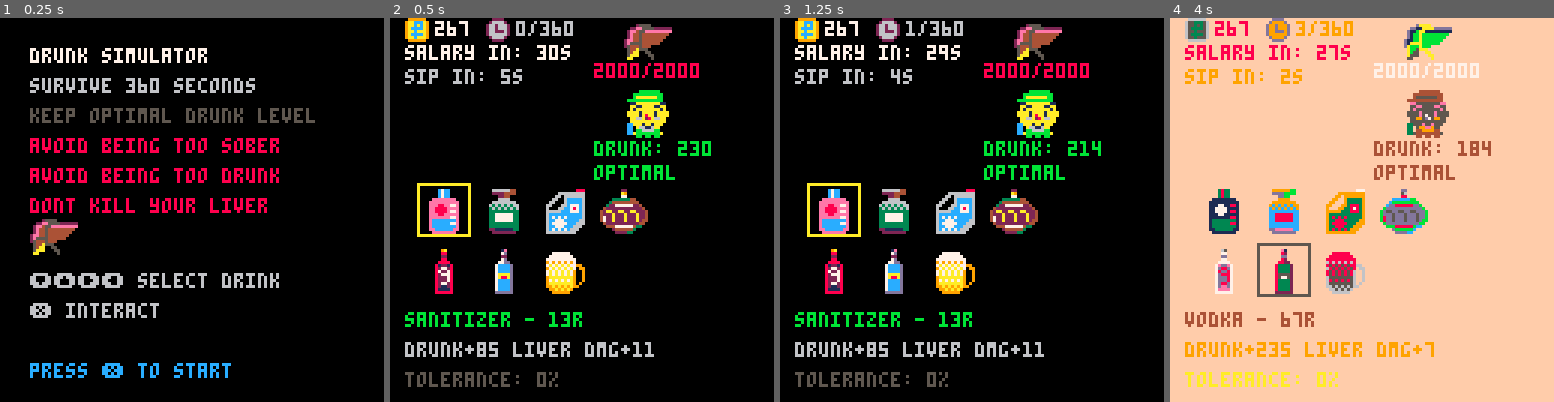
Above: before the commit, frames 1-4 (left to right).
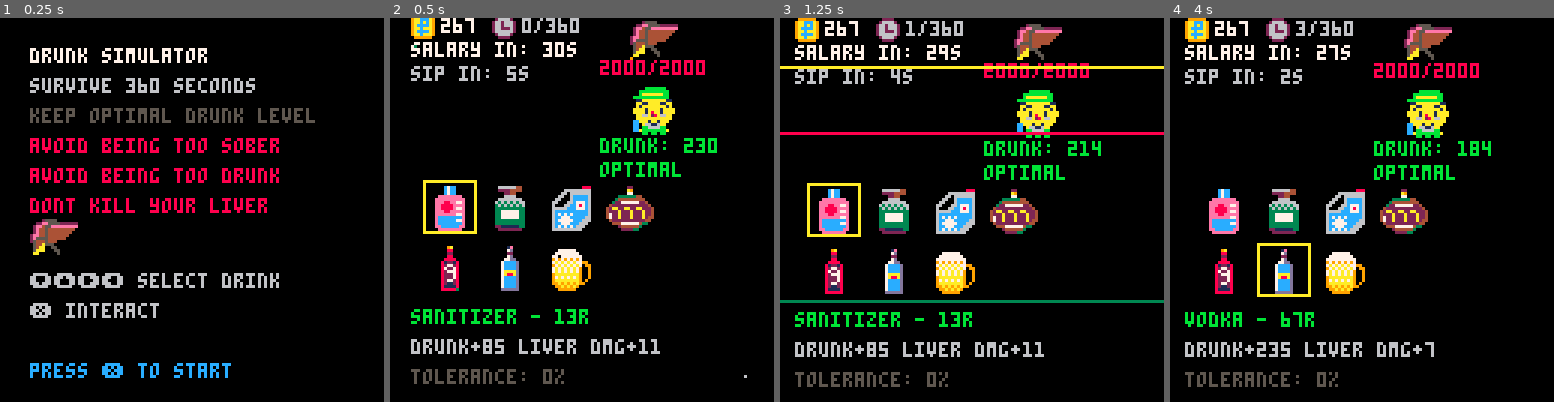
Above: after the commit, the same moments.

Repository: fritzlolpro/picopico
Game: PICO-8 cartridge carts/drunk.p8
Two runs of this game, one before a commit and one after it. Both use one fixed random seed, a clock stepped at 60 frames per second and the inputs below.
Inputs:
- Up to frame 1 (0.25 s): no input
- Up to frame 2 (0.5 s): tap X (X key) at 0.33 s
- Up to frame 3 (1.25 s): tap X (X key) at 1.07 s
- Up to frame 4 (4 s): hold Right 1.6-2.1 s; tap X (X key) at 1.85, 2.97 s; hold Up 2.15-2.42 s; hold Right 2.47-3.03 s; hold Left 3.08-3.58 s; hold Down 3.63-3.97 s

Frame 1 is identical in both runs. In frame 2, 15% of the frame differs, in the area x 3-93%, y 0-97%; in frame 3, 2.3%; in frame 4, 100%, in the area x 0-100%, y 0-100%.

Commit message:
glitch as functions

Diff:
--- a/carts/drunk.p8
+++ b/carts/drunk.p8
@@ -1043,6 +1043,64 @@
     print("press ❎ to start", 10, 115, 12)
 end
 
+-- Individual glitch effect functions (call during draw phase)
+function glitch_screen_shake(intensity)
+    -- Screen shake effect - call before main drawing
+    if rnd(1) < intensity * 0.3 then
+        camera(rnd(4) - 2, rnd(4) - 2)
+    end
+end
+
+function glitch_palette_corruption(intensity)
+    -- Random palette corruption - call before main drawing
+    if rnd(1) < intensity * 0.1 then
+        for i = 0, 15 do
+            pal(i, flr(rnd(16)))
+        end
+    end
+end
+
+function glitch_scanlines(intensity)
+    -- Random horizontal lines - call after main drawing
+    if rnd(1) < intensity * 0.2 then
+        for i = 1, 3 do
+            local y = flr(rnd(128))
+            local color = flr(rnd(16))
+            line(0, y, 128, y, color)
+        end
+    end
+end
+
+function glitch_pixel_corruption(intensity)
+    -- Random pixel corruption - call after main drawing
+    if rnd(1) < intensity * 0.15 then
+        for i = 1, flr(intensity * 10) do
+            local x = flr(rnd(128))
+            local y = flr(rnd(128))
+            local color = flr(rnd(16))
+            pset(x, y, color)
+        end
+    end
+end
+
+function glitch_screen_inversion(intensity)
+    -- Full screen color inversion - call after main drawing
+    if rnd(1) < intensity * 0.05 then
+        for x = 0, 127 do
+            for y = 0, 127 do
+                local current_color = pget(x, y)
+                pset(x, y, 15 - current_color)
+            end
+        end
+    end
+end
+
+function glitch_reset_effects()
+    -- Reset camera and palette - call at end of draw phase
+    camera(0, 0)
+    pal()
+end
+
 function before_draw_game()
     -- Calculate glitch intensity based on intoxication level
     local glitch_intensity = 0
@@ -1050,19 +1108,10 @@
         glitch_intensity = min(1, (intoxication - glitch_intoxication_threshold) / (glitch_max_intensity - glitch_intoxication_threshold))
     end
 
-    -- Apply glitch effects if intensity > 0
+    -- Apply pre-draw glitch effects
     if glitch_intensity > 0 then
-        -- Screen shake effect
-        if rnd(1) < glitch_intensity * 0.3 then
-            camera(rnd(4) - 2, rnd(4) - 2)
-        end
-
-        -- Random palette corruption
-        if rnd(1) < glitch_intensity * 0.1 then
-            for i = 0, 15 do
-                pal(i, flr(rnd(16)))
-            end
-        end
+        glitch_screen_shake(glitch_intensity)
+        glitch_palette_corruption(glitch_intensity)
     end
 end
 
@@ -1076,39 +1125,13 @@
 
     -- Apply post-draw glitch effects
     if glitch_intensity > 0 then
-        -- Random horizontal lines (scanlines corruption)
-        if rnd(1) < glitch_intensity * 0.2 then
-            for i = 1, 3 do
-                local y = flr(rnd(128))
-                local color = flr(rnd(16))
-                line(0, y, 128, y, color)
-            end
-        end
-
-        -- Random pixel corruption
-        if rnd(1) < glitch_intensity * 0.15 then
-            for i = 1, flr(glitch_intensity * 10) do
-                local x = flr(rnd(128))
-                local y = flr(rnd(128))
-                local color = flr(rnd(16))
-                pset(x, y, color)
-            end
-        end
-
-        -- Screen inversion (rare, strong effect)
-        if rnd(1) < glitch_intensity * 0.05 then
-            for x = 0, 127 do
-                for y = 0, 127 do
-                    local current_color = pget(x, y)
-                    pset(x, y, 15 - current_color)
-                end
-            end
-        end
-    end
-
-    -- Reset camera and palette after glitch effects
-    camera(0, 0)
-    pal()
+        glitch_scanlines(glitch_intensity)
+        glitch_pixel_corruption(glitch_intensity)
+        glitch_screen_inversion(glitch_intensity)
+    end
+
+    -- Always reset effects at the end
+    glitch_reset_effects()
 end
 function draw_game()
     before_draw_game()
